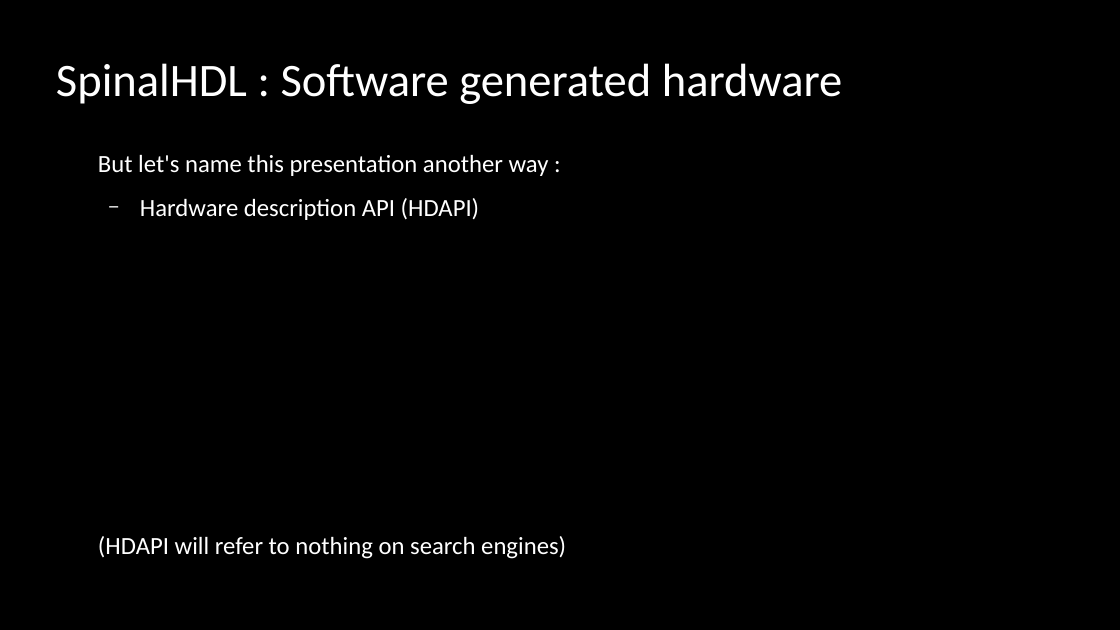
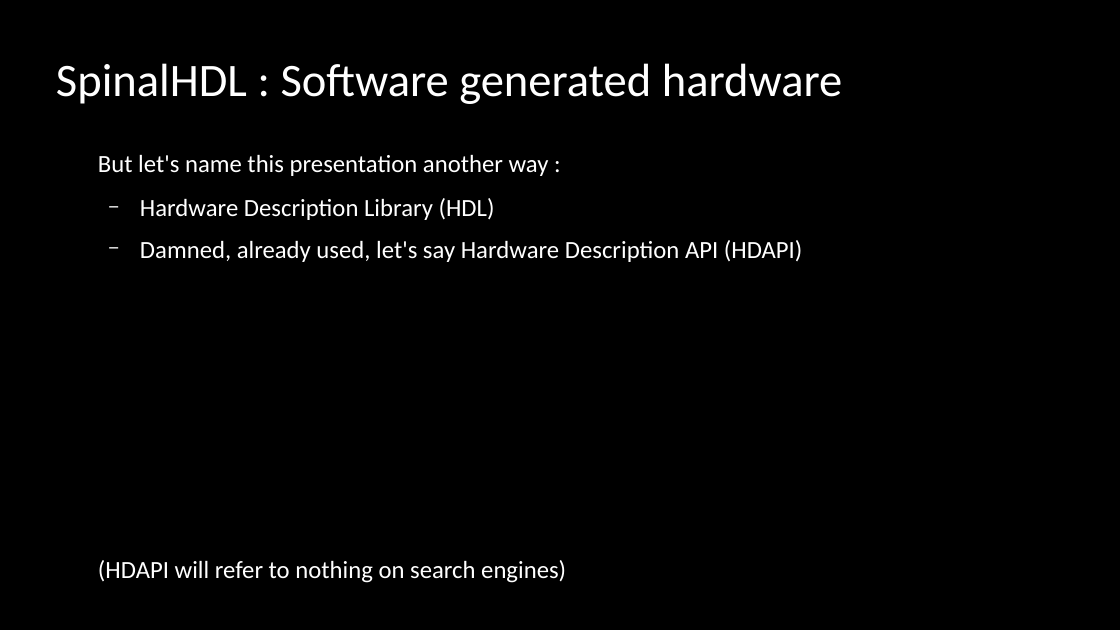
Before and after one commit to SpinalHDL/SpinalDoc, a slide deck: slide 1 of presentation/en/orconf2.odp. Drawn at 1120x630 pixels with LibreOffice and Linux fonts; fonts in the diff are those of the drawing. Boxes give left, top, right and bottom in pixels: in the first picture for what was removed or moved away, otherwise in the second. Text is boxed around its words. In the diff, an @@ line names an element or a change of style, - is before the commit and + after.

```diff
--- a/presentation/en/orconf2.odp
+++ b/presentation/en/orconf2.odp
@@ text at (x1=140, y1=198, x2=803, y2=262): text changed @@
-  − Hardware description API (HDAPI)
+  − Hardware Description Library (HDL)
+  − Damned, already used, let's say Hardware Description API (HDAPI)
```
Also in this commit, not shown: 5 other slides changed, 7 slides added, 6 slides removed, 5 other files.
